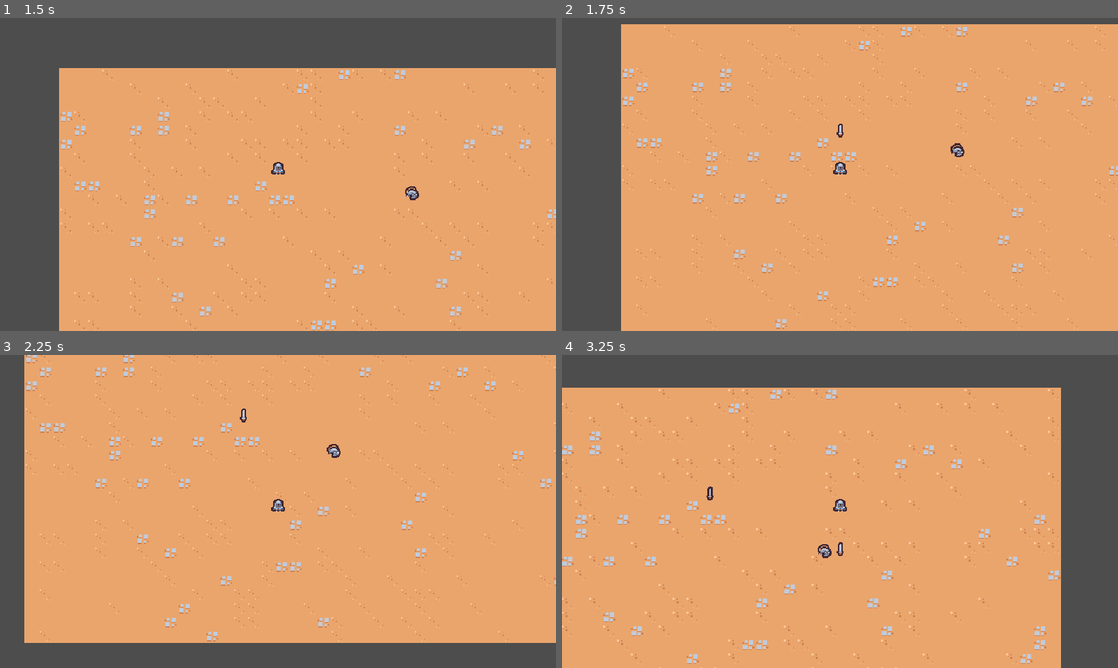
Above: before the commit, frames 1-4 (two rows, left to right).
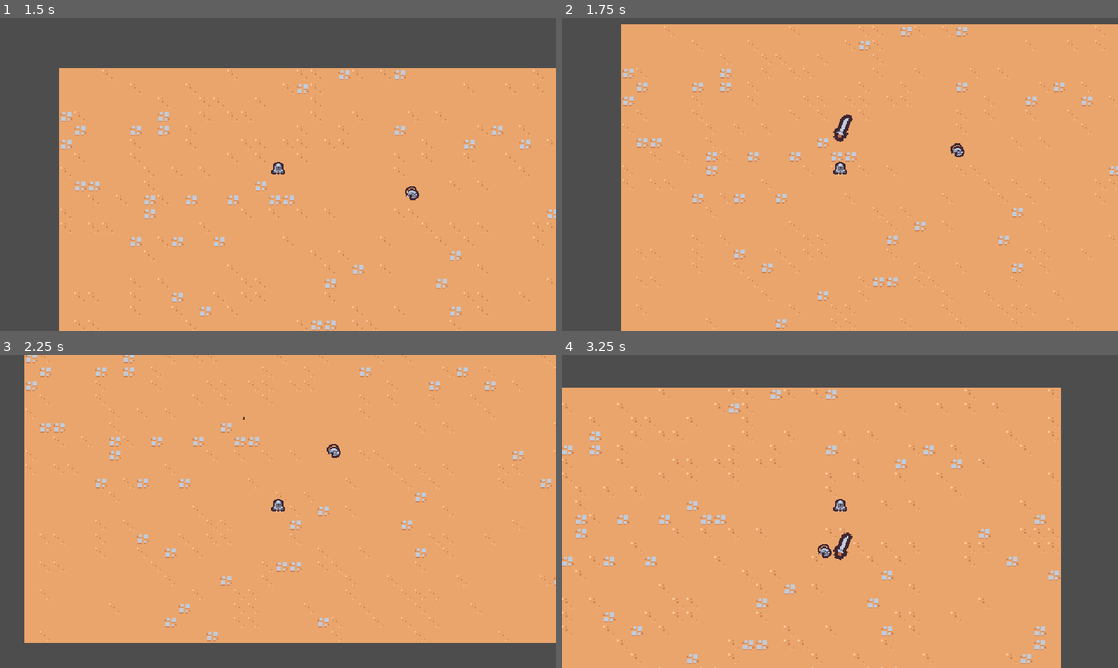
Above: after the commit, the same moments.

Repository: lspedalieri/survivor-clone-course
Game: Godot game, scene res://scenes/main/main.tscn
Same seed, same stepped clock (60 frames per second), same inputs: the game is played once before the commit and once after it.
Inputs:
- Up to frame 1 (1.5 s): tap Enter at 0.5 s; hold D (move_right) 0.53-1.28 s; hold Down (move_down) from 1.28 s (still down)
- Up to frame 2 (1.75 s): keep holding Down (move_down)
- Up to frame 3 (2.25 s): release Down (move_down) at 2.03 s; hold D (move_right) from 2.03 s (still down)
- Up to frame 4 (3.25 s): release D (move_right) at 2.78 s; hold Up (move_up) from 2.78 s (still down)

Frame 1 is identical in both runs. In frame 2, 0.2% of the frame differs, in the area x 48-53%, y 30-40%; in frame 3, less than 0.1%; in frame 4, 0.2%, in the area x 26-53%, y 42-66%.

Commit message:
sword swing animation

Diff:
--- a/scenes/abilities/sword/sword_ability.tscn
+++ b/scenes/abilities/sword/sword_ability.tscn
@@ -1,9 +1,65 @@
-[gd_scene load_steps=2 format=3 uid="uid://cxlrfjerv0ccn"]
+[gd_scene load_steps=4 format=3 uid="uid://cxlrfjerv0ccn"]
 
 [ext_resource type="Texture2D" uid="uid://cqtc5qlkgmru5" path="res://scenes/abilities/sword/sword.png" id="1_r8t75"]
+
+[sub_resource type="Animation" id="Animation_xivsr"]
+resource_name = "swing"
+length = 0.75
+step = 0.05
+tracks/0/type = "value"
+tracks/0/imported = false
+tracks/0/enabled = true
+tracks/0/path = NodePath("Sprite2D:rotation")
+tracks/0/interp = 2
+tracks/0/loop_wrap = true
+tracks/0/keys = {
+"times": PackedFloat32Array(0, 0.2, 0.4, 0.75),
+"transitions": PackedFloat32Array(1, 1, 1.68, 1),
+"update": 0,
+"values": [-0.174533, 0.0, 3.14159, 0.0]
+}
+tracks/1/type = "value"
+tracks/1/imported = false
+tracks/1/enabled = true
+tracks/1/path = NodePath("Sprite2D:scale")
+tracks/1/interp = 2
+tracks/1/loop_wrap = true
+tracks/1/keys = {
+"times": PackedFloat32Array(0, 0.1, 0.2, 0.35, 0.5, 0.75),
+"transitions": PackedFloat32Array(1, 1, 1, 1, 5.65685, 1),
+"update": 0,
+"values": [Vector2(0, 0), Vector2(1.25, 1.25), Vector2(2, 2), Vector2(1.5, 1.5), Vector2(1, 1), Vector2(0, 0)]
+}
+tracks/2/type = "method"
+tracks/2/imported = false
+tracks/2/enabled = true
+tracks/2/path = NodePath(".")
+tracks/2/interp = 1
+tracks/2/loop_wrap = true
+tracks/2/keys = {
+"times": PackedFloat32Array(0.75),
+"transitions": PackedFloat32Array(1),
+"values": [{
+"args": [],
+"method": &"queue_free"
+}]
+}
+
+[sub_resource type="AnimationLibrary" id="AnimationLibrary_nfvhe"]
+_data = {
+"swing": SubResource("Animation_xivsr")
+}
 
 [node name="SwordAbility" type="Node2D"]
 
 [node name="Sprite2D" type="Sprite2D" parent="."]
+rotation = -0.174533
+scale = Vector2(1e-05, 1e-05)
 texture = ExtResource("1_r8t75")
 offset = Vector2(0, -4)
+
+[node name="AnimationPlayer" type="AnimationPlayer" parent="."]
+autoplay = "swing"
+libraries = {
+"": SubResource("AnimationLibrary_nfvhe")
+}
--- a/scenes/enemies/basic_enemy.tscn
+++ b/scenes/enemies/basic_enemy.tscn
@@ -6,7 +6,7 @@
 [sub_resource type="CircleShape2D" id="CircleShape2D_7agsq"]
 radius = 5.0
 
-[node name="BasicEnemy" type="CharacterBody2D"]
+[node name="BasicEnemy" type="CharacterBody2D" groups=["enemy"]]
 position = Vector2(0, -4)
 collision_layer = 0
 script = ExtResource("1_ri53f")
